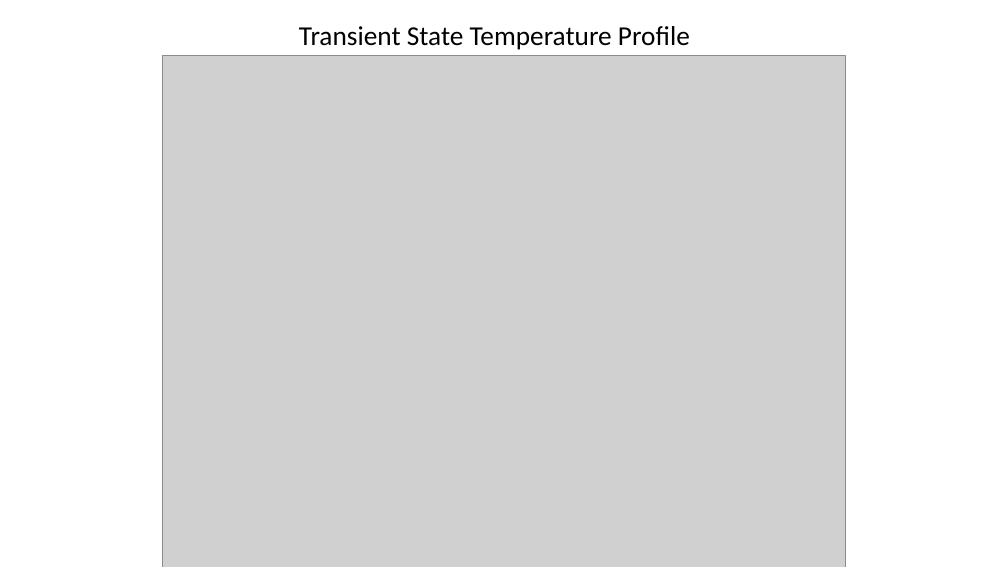
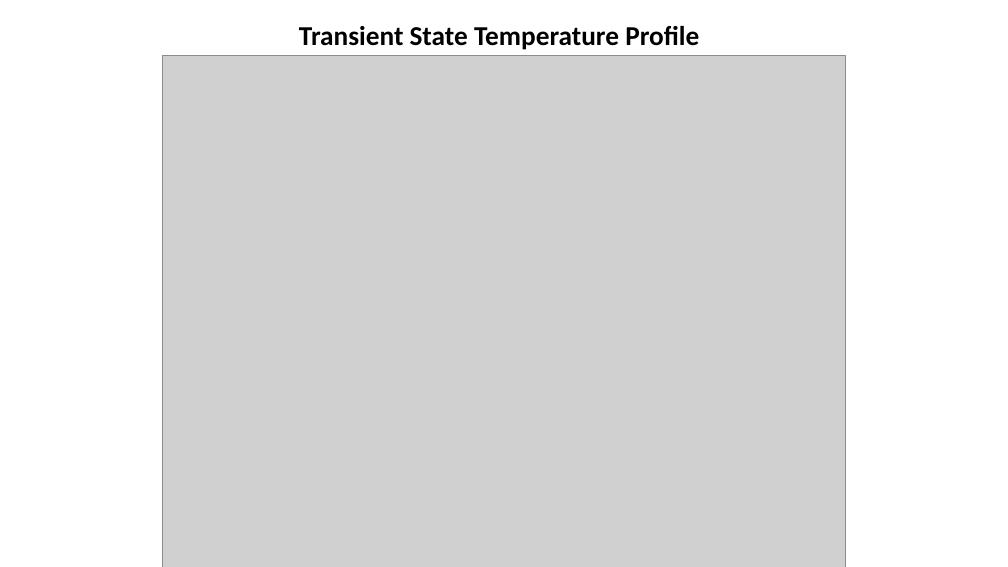
Before and after one commit to rinsane/Subchannel-Analysis, a slide deck: slide 14 of Docs/Presentation Files/Transientfinal.pptx (slide 13 before the commit). Drawn at 1008x567 pixels with LibreOffice and Linux fonts; fonts in the diff are those of the drawing; grey boxes stand for pictures. Boxes give left, top, right and bottom in pixels: in the first picture for what was removed or moved away, otherwise in the second. Text is boxed around its words. In the diff, an @@ line names an element or a change of style, - is before the commit and + after.

```diff
--- a/Docs/Presentation Files/Transientfinal.pptx
+++ b/Docs/Presentation Files/Transientfinal.pptx
@@ text "Transient State Temperature Profile" at (x1=299, y1=26, x2=699, y2=50): bold on @@
```
Also in this commit, not shown: 1 other slide changed, 1 slide added, 2 other files.
